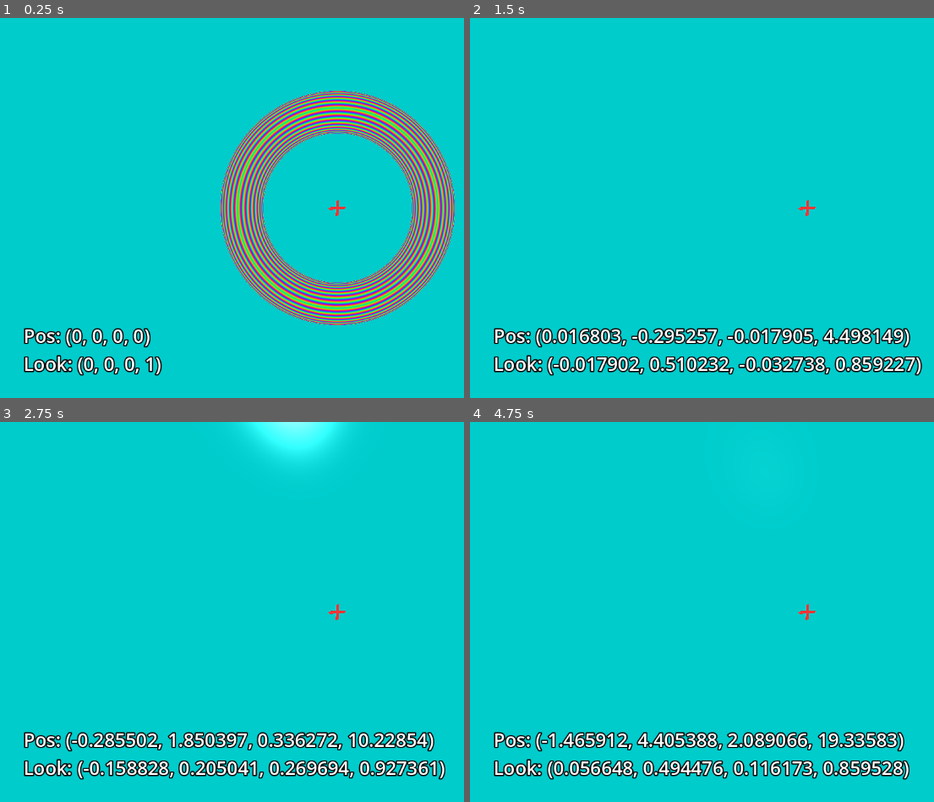
Above: before the commit, frames 1-4 (two rows, left to right).
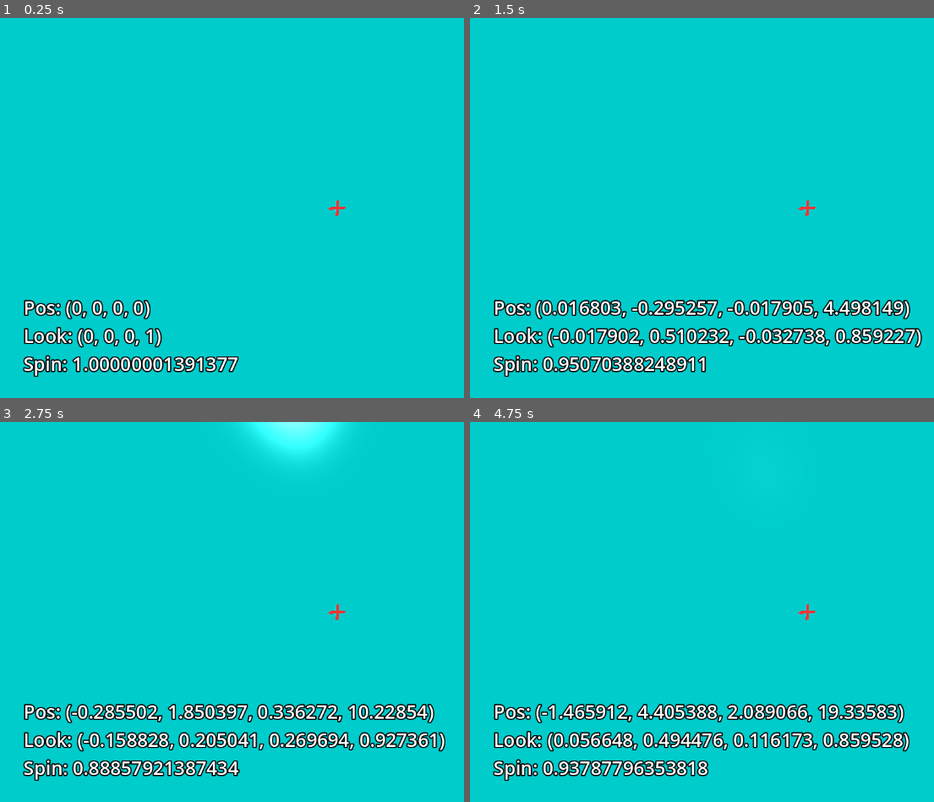
Above: after the commit, the same moments.

Repository: 1p6/Double-Cover
Game: Godot game, scene res://main.tscn
The game is run twice, just before and just after one commit, with the same random seed, the same clock (stepped at 60 frames per second) and the same inputs.
Inputs (mouse positions are in pixels of both pictures, inside the frame that each line leads up to):
- Up to frame 1 (0.25 s): no input
- Up to frame 2 (1.5 s): tap Enter at 0.5 s; move the mouse to (845, 208) at 0.52 s; hold Alt (keep_slice) 0.53-1.28 s; hold W (move_forward) from 0.53 s (still down); move the mouse to (771, 208) at 1.27 s; tap Q (roll_ccw) at 1.35 s
- Up to frame 3 (2.75 s): keep holding W (move_forward); move the mouse to (352, 604) at 2.02 s; hold E (roll_cw) from 2.03 s (still down)
- Up to frame 4 (4.75 s): keep holding W (move_forward); move the mouse to (799, 619) at 2.77 s; release E (roll_cw) at 2.78 s; tap Alt (keep_slice) at 2.85 s; move the mouse to (859, 615) at 3.52 s; hold Q (roll_ccw) 3.53-4.28 s; move the mouse to (757, 608) at 4.27 s; tap E (roll_cw) at 4.35 s

The runs differ from the first frame. In frame 1, 18% of the frame differs, in the area x 4-98%, y 19-95%; in frame 2, 9.0%; in frame 3, 8.7%; in frame 4, 8.9%.

Commit message:
more shapes

Diff:
--- a/main.gdshader
+++ b/main.gdshader
@@ -9,8 +9,9 @@
 
 varying vec2 scaledUV;
 
-const int iters = 80;
-const float farPlane = 40.0;
+const int iters = 180;
+const float jumpFactor = 0.1;
+const float farPlane = 100.0;
 const float tolerance = 1e-4;
 const vec3 noHitColor = vec3(0.0);
 const vec3 farColor = vec3(0.0);
@@ -101,6 +102,14 @@
 	return vec4(color, length(vec2(length(pos.xy),length(pos.zw))-radius)-thickness);
 }
 
+vec4 klien(vec4 pos, vec2 radius, float thickness, vec3 color) {
+	// https://en.wikipedia.org/w/index.php?title=Klein_bottle&oldid=1265276111#3D_pinched_torus_/_4D_M%C3%B6bius_tube
+	float eq1 = length(vec3(length(pos.xy)-radius.y, pos.zw))-radius.x; // base torus
+	vec2 squared = vec2(pos.z*pos.z-pos.w*pos.w,2.0*pos.z*pos.w); // square the complex number pos.zw
+	float eq2 = dot(pos.xy, squared.yx*vec2(-1,1))/1.0; // make sure pos.xy and squared point in the same direction via dot product with perpendicular
+	return vec4(color, length(vec2(eq1,eq2))-thickness);
+}
+
 vec4 sdf(vec4 pos) {
 	//vec4 res = cube(fract(pos)-0.5, vec4(0.2));
 
@@ -112,7 +121,9 @@
 
 	//vec4 res = sphere(fract(pos)-0.5, 0.2, vec3(1,0,1));
 
-	vec4 res = cliffordTorus(pos, vec2(1.0, 2.0), 0.2, vec3(1,0,1));
+	//vec4 res = cliffordTorus(pos, vec2(1.0, 2.0), 0.2, vec3(1,0,1));
+
+	vec4 res = klien(pos, vec2(1.0, 3.0), 0.5, vec3(1,0,1));
 
 	return res;
 }
@@ -151,8 +162,8 @@
 			hit = res;
 			break;
 		}
-		currPos += pixDir * res.w;
-		dist += res.w;
+		currPos += pixDir * res.w * jumpFactor;
+		dist += res.w * jumpFactor;
 	}
 	if(hit.w != -100.0) {
 		vec4 normal = getNormal(currPos);
@@ -160,13 +171,13 @@
 		vec4 spinVis = quatMult(quatConj(pixDirPart), normal);
 		vec2 spinVis2 = vec2(length(spinVis.xyz), spinVis.w);
 		spinVis2 = vec2(spinVis2.x*spinVis2.x-spinVis2.y*spinVis2.y,2.0*spinVis2.x*spinVis2.y);
-		hit.xyz = hueToRGB(atan(spinVis2.y, spinVis2.x)/TAU*15.0);
+		hit.xyz = hueToRGB(atan(spinVis2.y, spinVis2.x)/TAU*15.0+TIME*3.0);
 
 		// Phong shading
-		//float diffuse = max(0.0, dot(normal, sunDir));
-		//vec4 reflectDir = pixDir - 2.0*dot(normal, pixDir)*normal;
-		//float specular = pow(max(dot(reflectDir, sunDir), 0.0), 20.0);
-		//hit.xyz = clamp(hit.xyz*diffuse + vec3(specular) + vec3(0.1), 0.0, 1.0);
+		float diffuse = max(0.0, dot(normal, sunDir));
+		vec4 reflectDir = pixDir - 2.0*dot(normal, pixDir)*normal;
+		float specular = pow(max(dot(reflectDir, sunDir), 0.0), 20.0);
+		hit.xyz = clamp(hit.xyz*diffuse + vec3(specular) + vec3(0.1), 0.0, 1.0);
 	} else {
 		hit.xyz = clamp(pow(max(0.0, dot(pixDir, sunDir)), 100.0)*vec3(1.0) + vec3(0.0,0.8,0.8), 0.0, 1.0);
 	}
--- a/rendering.gd
+++ b/rendering.gd
@@ -63,5 +63,8 @@
 	($View.material as ShaderMaterial).set_shader_parameter('camPos', pos);
 	($View.material as ShaderMaterial).set_shader_parameter('camLook', camQuat);
 	($View.material as ShaderMaterial).set_shader_parameter('camLookRhs', rhsQuat);
-	$"Pos Look".text = "Pos: {0}\nLook: {1}".format([pos, camQuat * rhsQuat]);
+	var spinAxis = Vector2(Vector3(camQuat.x, camQuat.y, camQuat.z).length(), camQuat.w)
+	spinAxis = Vector2(spinAxis.x**2 - spinAxis.y**2, 2*spinAxis.x*spinAxis.y)
+	$"Pos Look".text = "Pos: {0}\nLook: {1}\nSpin: {2}".format(
+		[pos, camQuat * rhsQuat, spinAxis.angle()/TAU+0.5])
 	pass
